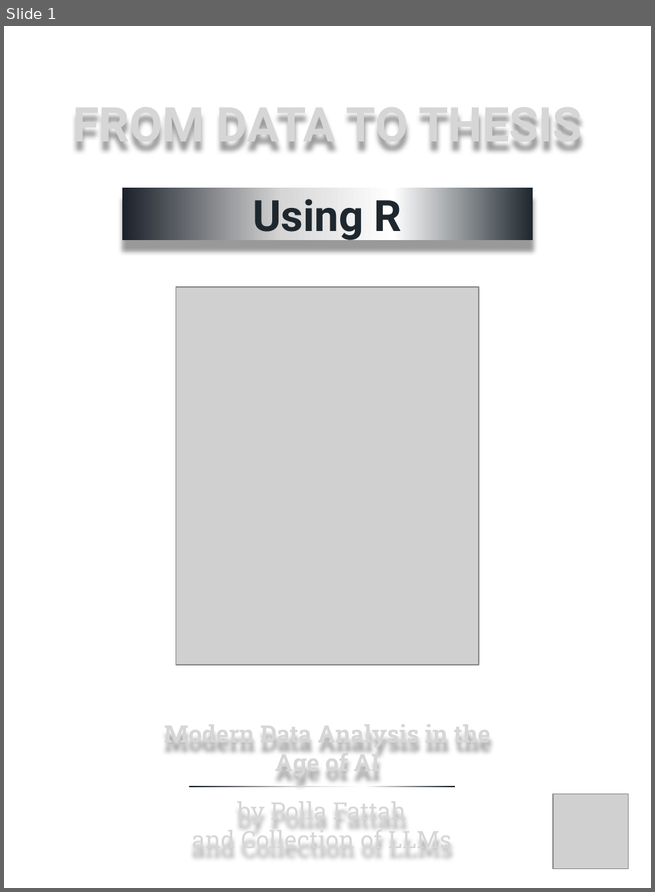
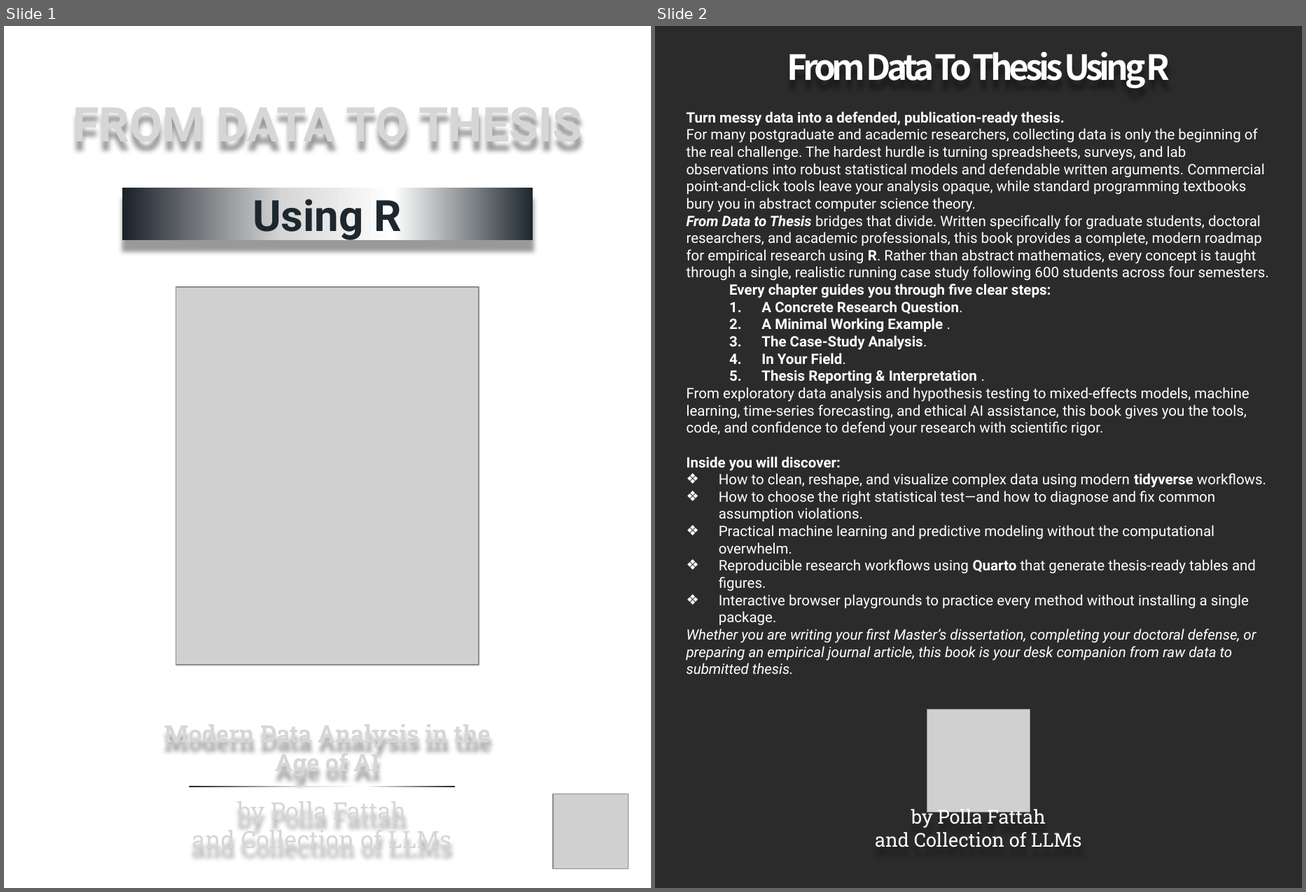
Before and after one commit to polla-fattah/data2thesis_r, a slide deck: styles/BookCover.pptx. Shown side by side, each under a label of ours: slide 1 before the commit, slides 1 and 2 after it. The pictures are 655x892 and 1306x892 pixels, drawn with LibreOffice and Linux fonts; fonts in the diff are those of the drawing; grey boxes stand for pictures; background and template pictures are left out; a plain dark background stands for a picture behind light text. Boxes give left, top, right and bottom in pixels: in the first picture for what was removed or moved away, otherwise in the second. Text is boxed around its words. In the diff, an @@ line names an element or a change of style, - is before the commit and + after.

Commit message:
Add official front and back book covers to hero section with 3D flip card

```diff
--- a/styles/BookCover.pptx
+++ b/styles/BookCover.pptx
@@ slide 2 added at <box>655,26,1302,888</box>, background picture (left out) @@
@@ text added at <box>787,52,1170,88</box>, 28.9 pt, text #FFFFFF, bold @@
+From Data To Thesis Using R
@@ text added at <box>686,111,1269,674</box>, 12 pt, text #FFFFFF @@
+Turn messy data into a defended, publication-ready thesis.
+For many postgraduate and academic researchers, collecting data is only the beginning of the real challenge. The hardest hurdle is turning spreadsheets, surveys, and lab observations into robust statistical models and defendable written arguments. Commercial point-and-click tools leave your analysis opaque, while standard programming textbooks bury you in abstract computer science theory.
+From Data to Thesis bridges that divide. Written specifically for graduate students, doctoral researchers, and academic professionals, this book provides a complete, modern roadmap for empirical research using R. Rather than abstract mathematics, every concept is taught through a single, realistic running case study following 600 students across four semesters.
+  Every chapter guides you through five clear steps:
+  1. A Concrete Research Question.
+  2. A Minimal Working Example .
+  3. The Case-Study Analysis.
+  4. In Your Field.
+  5. Thesis Reporting & Interpretation .
+From exploratory data analysis and hypothesis testing to mixed-effects models, machine learning, time-series forecasting, and ethical AI assistance, this book gives you the tools, code, and confidence to defend your research with scientific rigor.
+Inside you will discover:
+❖ How to clean, reshape, and visualize complex data using modern tidyverse workflows.
+❖ How to choose the right statistical test—and how to diagnose and fix common assumption violations.
+❖ Practical machine learning and predictive modeling without the computational overwhelm.
+❖ Reproducible research workflows using Quarto that generate thesis-ready tables and figures.
+❖ Interactive browser playgrounds to practice every method without installing a single package.
+Whether you are writing your first Master’s dissertation, completing your doctoral defense, or preparing an empirical journal article, this book is your desk companion from raw data to submitted thesis.
@@ picture added at <box>927,710,1029,813</box> @@
@@ text added at <box>875,806,1081,848</box>, 16 pt, text #FFFFFF @@
+by Polla Fattah
+and Collection of LLMs
```
Also in this commit, not shown: 1 slide removed, 5 other files.
